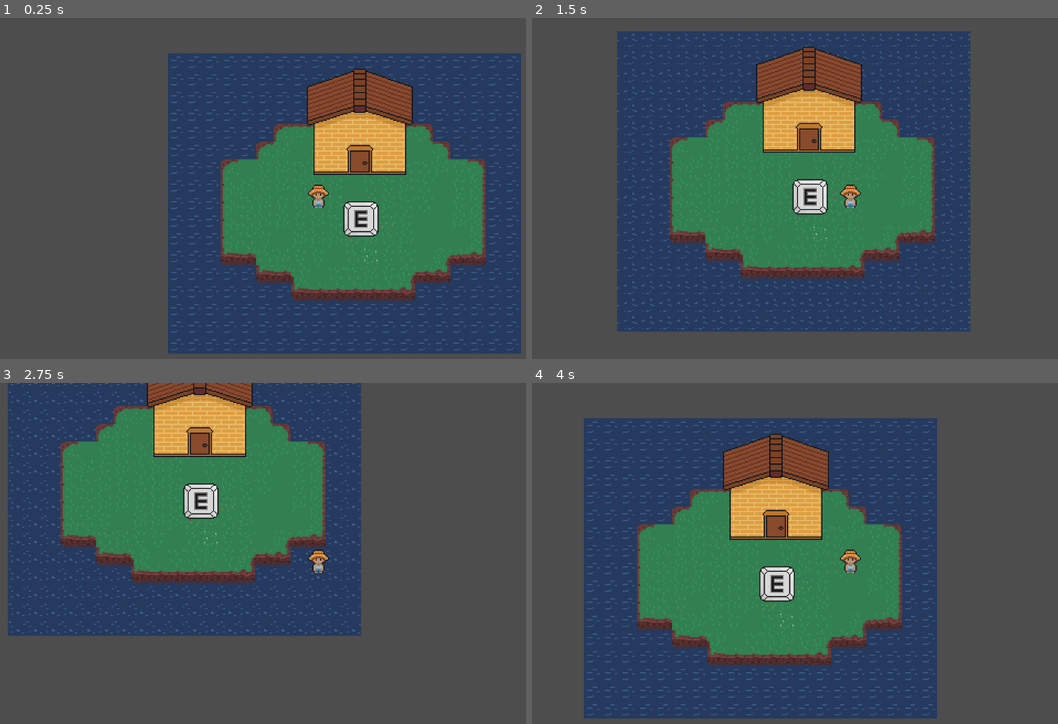
Above: before the commit, frames 1-4 (two rows, left to right).
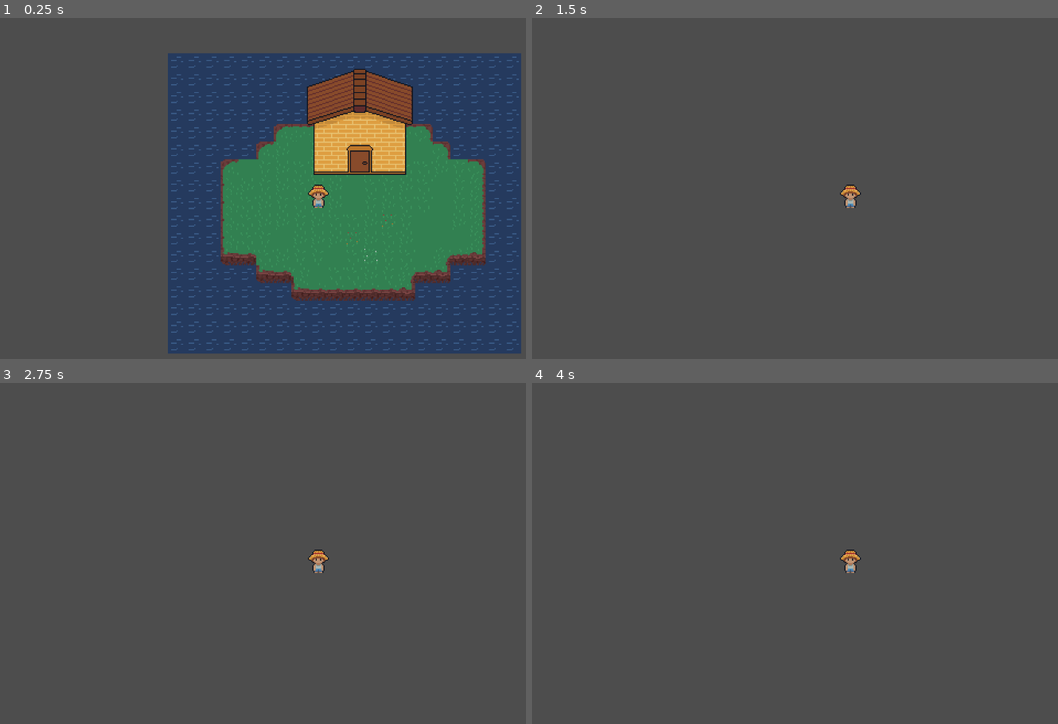
Above: after the commit, the same moments.

Repository: DanPrix/Farming_sim_example
Game: Godot game, scene res://scenes/world.tscn
The game is run twice, just before and just after one commit, with the same random seed, the same clock (stepped at 60 frames per second) and the same inputs.
Inputs:
- Up to frame 1 (0.25 s): no input
- Up to frame 2 (1.5 s): tap Enter at 0.5 s; hold Right (ui_right) 0.53-1.28 s; hold E (ui_interact, bound only after the commit) 0.53-1.28 s; hold Down (ui_down) from 1.28 s (still down); tap E (ui_interact, bound only after the commit) at 1.35 s
- Up to frame 3 (2.75 s): release Down (ui_down) at 2.03 s; hold Right (ui_right) from 2.03 s (still down); hold E (ui_interact, bound only after the commit) from 2.03 s (still down)
- Up to frame 4 (4 s): release Right (ui_right) at 2.78 s; release E (ui_interact, bound only after the commit) at 2.78 s; hold Up (ui_up) 2.78-3.53 s; tap E (ui_interact, bound only after the commit) at 2.85 s; hold Left (ui_left) from 3.53 s (still down); hold E (ui_interact, bound only after the commit) from 3.53 s (still down)

The runs differ from the first frame. In frame 1, 0.7% of the frame differs, in the area x 65-73%, y 53-65%; in frame 2, 59%; in frame 3, 49%; in frame 4, 59%, in the area x 9-78%, y 10-99%.

Commit message:
Check_door func

Diff:
--- a/farming_sim/project.godot
+++ b/farming_sim/project.godot
@@ -13,7 +13,7 @@
 config/name="farming_sim"
 run/main_scene="res://scenes/world.tscn"
 config/features=PackedStringArray("4.2", "Forward Plus")
-config/icon="res://icon.svg"
+config/icon="res://sprites/icon.svg"
 
 [input]
 
@@ -49,6 +49,11 @@
 , Object(InputEventKey,"resource_local_to_scene":false,"resource_name":"","device":-1,"window_id":0,"alt_pressed":false,"shift_pressed":false,"ctrl_pressed":false,"meta_pressed":false,"pressed":false,"keycode":0,"physical_keycode":83,"key_label":0,"unicode":115,"echo":false,"script":null)
 ]
 }
+ui_interact={
+"deadzone": 0.5,
+"events": [Object(InputEventKey,"resource_local_to_scene":false,"resource_name":"","device":-1,"window_id":0,"alt_pressed":false,"shift_pressed":false,"ctrl_pressed":false,"meta_pressed":false,"pressed":false,"keycode":0,"physical_keycode":69,"key_label":0,"unicode":101,"echo":false,"script":null)
+]
+}
 
 [rendering]
 
--- a/farming_sim/scenes/door_checker.tscn
+++ b/farming_sim/scenes/door_checker.tscn
@@ -1,14 +1,21 @@
-[gd_scene load_steps=3 format=3 uid="uid://05wgt3r237vc"]
+[gd_scene load_steps=4 format=3 uid="uid://05wgt3r237vc"]
 
 [ext_resource type="Texture2D" uid="uid://do7m21qs17i5s" path="res://sprites/e_butt.png" id="1_ifvqb"]
+[ext_resource type="Script" path="res://scripts/EButt.gd" id="3_ruc2m"]
 
 [sub_resource type="RectangleShape2D" id="RectangleShape2D_g40ps"]
 
 [node name="Door_checker" type="Area2D"]
+collision_layer = 2
 
 [node name="CollisionShape2D" type="CollisionShape2D" parent="."]
 shape = SubResource("RectangleShape2D_g40ps")
 
 [node name="EButt" type="Sprite2D" parent="."]
-position = Vector2(1, 41)
+visible = false
+position = Vector2(0, 45)
 texture = ExtResource("1_ifvqb")
+script = ExtResource("3_ruc2m")
+
+[connection signal="body_entered" from="." to="EButt" method="_on_door_checker_body_entered"]
+[connection signal="body_exited" from="." to="EButt" method="_on_door_checker_body_exited"]
--- a/farming_sim/scenes/farmer.tscn
+++ b/farming_sim/scenes/farmer.tscn
@@ -1,6 +1,6 @@
 [gd_scene load_steps=17 format=3 uid="uid://bgm8ek14p6sel"]
 
-[ext_resource type="Script" path="res://Farmer.gd" id="1_y6bol"]
+[ext_resource type="Script" path="res://scripts/Farmer.gd" id="1_y6bol"]
 [ext_resource type="Texture2D" uid="uid://dgtyfa882fyt3" path="res://sprites/new_character.png" id="2_7cs37"]
 
 [sub_resource type="CapsuleShape2D" id="CapsuleShape2D_q21v8"]
--- /dev/null
+++ b/farming_sim/scenes/inside_house.tscn
@@ -0,0 +1,11 @@
+[gd_scene load_steps=2 format=3 uid="uid://cmjf23mx66wnv"]
+
+[ext_resource type="PackedScene" uid="uid://bgm8ek14p6sel" path="res://scenes/farmer.tscn" id="1_wnuxl"]
+
+[node name="Node2D" type="Node2D"]
+
+[node name="Farmer" parent="." instance=ExtResource("1_wnuxl")]
+position = Vector2(0, -1)
+
+[node name="Camera2D" type="Camera2D" parent="Farmer"]
+zoom = Vector2(2, 2)
--- /dev/null
+++ b/farming_sim/scripts/EButt.gd
@@ -0,0 +1,13 @@
+extends Sprite2D
+
+func _on_door_checker_body_entered(body):
+	self.visible = true
+
+
+
+func _on_door_checker_body_exited(body):
+	self.visible = false
+
+func _input(event):
+	if Input.is_action_pressed("ui_interact"):
+		get_tree().change_scene_to_file("res://scenes/inside_house.tscn")
Renamed: farming_sim/Farmer.gd -> farming_sim/scripts/Farmer.gd
